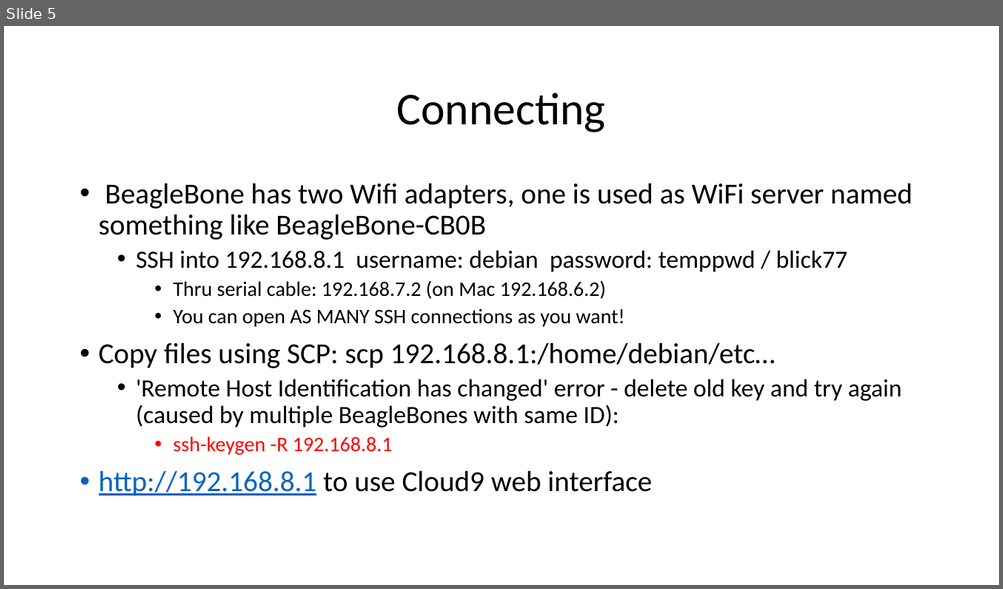
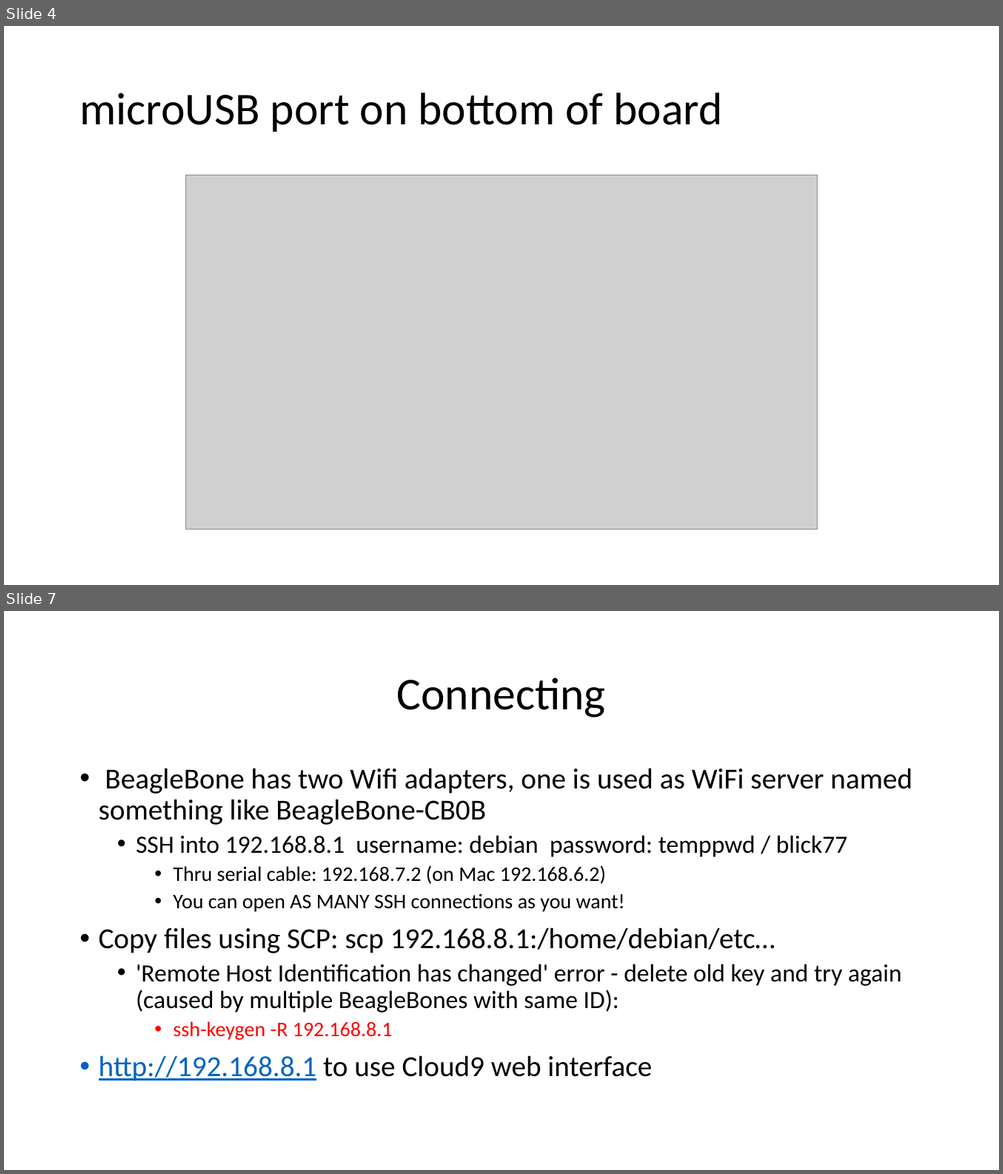
Before and after one commit to gigaprog/p_presentations, a slide deck: embedded/BeagleBone/BeagleBoneBlue.pptx. Shown one above the other, each under a label of ours: slide 5 before the commit, slides 4 and 7 after it; the slides between them are not shown. The pictures are 1003x589 and 1003x1174 pixels, drawn with LibreOffice and Linux fonts; fonts in the diff are those of the drawing; grey boxes stand for pictures. Boxes give left, top, right and bottom in pixels: in the first picture for what was removed or moved away, otherwise in the second. Text is boxed around its words. In the diff, an @@ line names an element or a change of style, - is before the commit and + after.

```diff
--- a/embedded/BeagleBone/BeagleBoneBlue.pptx
+++ b/embedded/BeagleBone/BeagleBoneBlue.pptx
@@ slide 4 added at bbox=[4, 26, 999, 585], background #FFFFFF @@
@@ title added at bbox=[79, 93, 722, 132], 44 pt, text #000000 @@
+microUSB port on bottom of board
@@ picture added at bbox=[186, 175, 817, 531] @@
@@ what was slide 5 is now slide 7 @@
```
Also in this commit, not shown: 4 slides changed, 4 other slides added, 3 other files.
